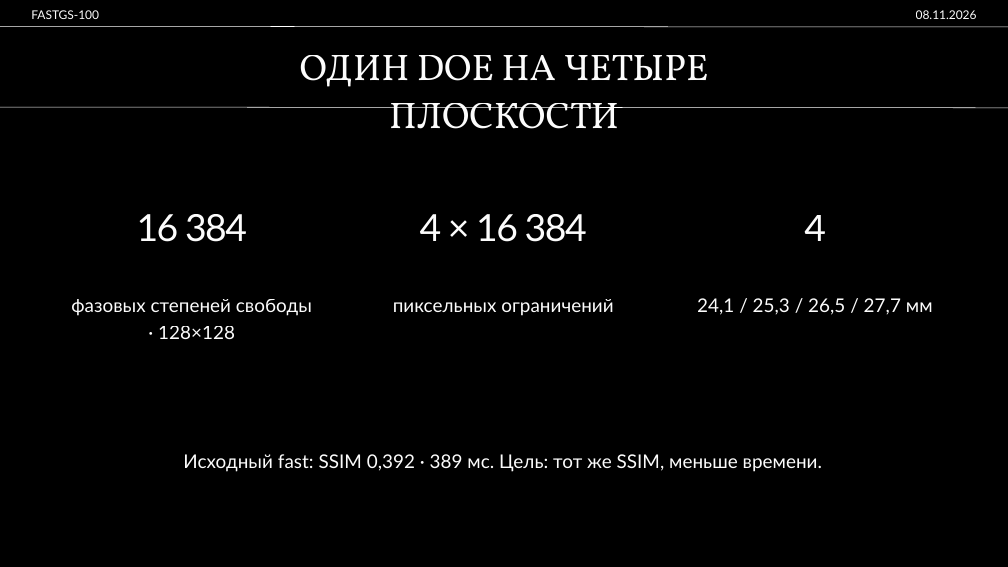
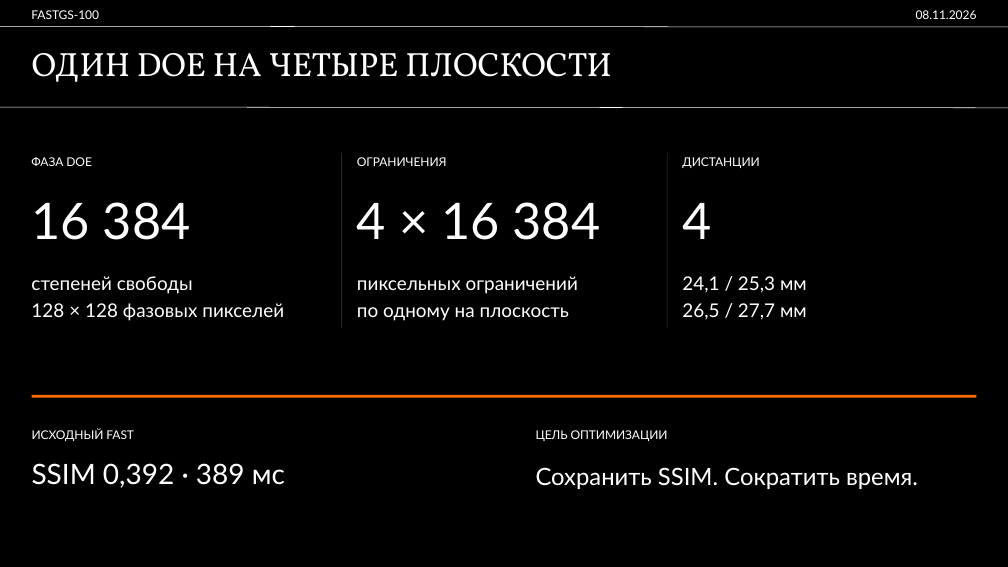
Before and after one commit to Danila331/fotonika-mifi, a slide deck: slide 2 of presentation/Untitled.pptx. Drawn at 1008x567 pixels with LibreOffice and Linux fonts; fonts in the diff are those of the drawing. Boxes give left, top, right and bottom in pixels: in the first picture for what was removed or moved away, otherwise in the second. Text is boxed around its words. In the diff, an @@ line names an element or a change of style, - is before the commit and + after.

Commit message:
docs: polish fastgs presentation layout

```diff
--- a/presentation/Untitled.pptx
+++ b/presentation/Untitled.pptx
@@ text "ОДИН DOE НА ЧЕТЫРЕ ПЛОСКОСТИ": place and size @@
-text "ОДИН DOE НА ЧЕТЫРЕ ПЛОСКОСТИ" at box(300, 55, 709, 129)
+text "ОДИН DOE НА ЧЕТЫРЕ ПЛОСКОСТИ" at box(32, 53, 612, 82)
@@ text "ОДИН DOE НА ЧЕТЫРЕ ПЛОСКОСТИ" at box(32, 53, 612, 82): size 26.7 to 24 pt; alignment centre to left; line spacing 34.2pt to 28pt; vertical alignment top to middle @@
@@ text added at box(31, 157, 92, 166), 8.6 pt, text #FFFFFF @@
+ФАЗА DOE
@@ rectangle added at box(342, 152, 343, 328), fill #FFFFFF at 25% opacity @@
@@ text added at box(357, 157, 447, 166), 8.6 pt, text #FFFFFF @@
+ОГРАНИЧЕНИЯ
@@ rectangle added at box(667, 152, 668, 328), fill #FFFFFF at 25% opacity @@
@@ text added at box(682, 157, 759, 168), 8.6 pt, text #FFFFFF @@
+ДИСТАНЦИИ
@@ text "16 384": place and size @@
-text "16 384" at box(137, 214, 247, 242)
+text "16 384" at box(31, 202, 191, 240)
@@ text "4 × 16 384": place and size @@
-text "4 × 16 384" at box(420, 214, 587, 242)
+text "4 × 16 384" at box(357, 202, 601, 240)
@@ size 26.7 to 36 pt, letter spacing -1.1 to 0 pt; alignment centre to left; line spacing 28.5pt to 40pt; vertical alignment top to middle in 3 elements at box(357, 202, 601, 240), box(31, 202, 191, 240), box(682, 203, 711, 239) @@
@@ text "4": place and size @@
-text "4" at box(804, 215, 826, 241)
+text "4" at box(682, 203, 711, 239)
@@ text at box(31, 276, 284, 321): text changed @@
-фазовых степеней свободы · 128×128
+степеней свободы
+128 × 128 фазовых пикселей
@@ text at box(357, 276, 578, 321): text changed @@
-пиксельных ограничений
+пиксельных ограничений
+по одному на плоскость
@@ text at box(682, 276, 807, 320): text changed @@
-24,1 / 25,3 / 26,5 / 27,7 мм
+24,1 / 25,3 мм
+26,5 / 27,7 мм
@@ rectangle added at box(31, 395, 977, 398), fill #FF6C02 @@
@@ text added at box(32, 429, 134, 441), 8.6 pt, text #FFFFFF @@
+ИСХОДНЫЙ FAST
@@ text added at box(536, 430, 668, 441), 8.6 pt, text #FFFFFF @@
+ЦЕЛЬ ОПТИМИЗАЦИИ
@@ text at box(32, 463, 285, 488): text changed; size 13.5 to 20 pt @@
-Исходный fast: SSIM 0,392 · 389 мс. Цель: тот же SSIM, меньше времени.
+SSIM 0,392 · 389 мс
@@ text added at box(536, 467, 918, 489), 17 pt, text #FFFFFF @@
+Сохранить SSIM. Сократить время.
```
Also in this commit, not shown: 5 other slides changed, 1 slide added, 1 slide removed.
